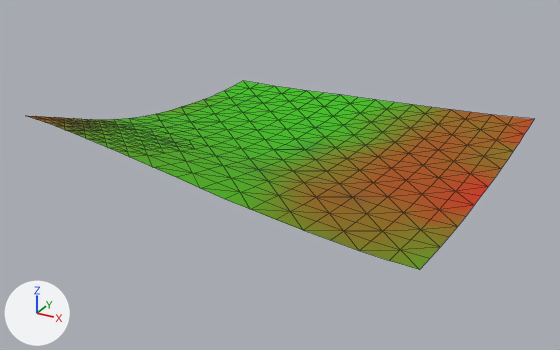
Before and after pictures for a commit that changed the glTF model games/yorimichi/assets/belmonte/meshes/SM_BM_BT_Terrain_7_6.glb.
One viewpoint serves both versions: a 50 mm lens placed at (1122.0, 615.0, 223.0), pointed at (887.0, 1043.0, 9.0). The lights are fixed; the arrows at lower left show +X, +Y and +Z. The first picture is the older version. Mesh edges are drawn as thin lines.

The older version as bpy lines, for what is in view:
```python
me_sm_bt_terrain_7_6 = bpy.data.meshes.new('SM_BT_Terrain_7_6')
me_sm_bt_terrain_7_6.from_pydata(...)  # 359 vertices, 643 faces; spans x 768.0..1024.0, y 936.0..1192.0, z 19.0..64.0
me_sm_bt_terrain_7_6.materials.append(mat_bm_000_m_terrain_055)
ob_sm_bm_bt_terrain_7_6 = bpy.data.objects.new('SM_BM_BT_Terrain_7_6', me_sm_bt_terrain_7_6)
ob_sm_bm_bt_terrain_7_6.location = (0.0, 0.0, 0.0)
```
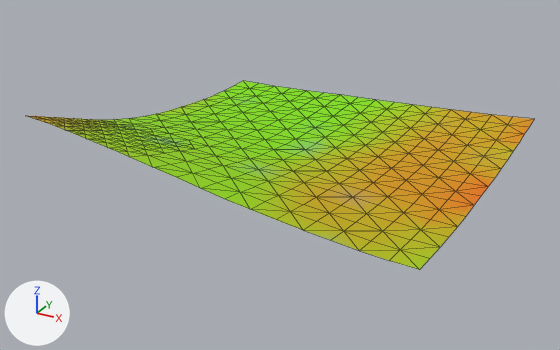
Where the change shows, as pixel boxes [x1, y1, x2, y2] in the pictures (560 x 350 px):
```json
{"part": 1, "of": "me_sm_bt_terrain_7_6", "change": "recoloured", "before": [76, 81, 424, 212], "after": [76, 81, 424, 212], "on screen": "lighter"}
{"part": 2, "of": "me_sm_bt_terrain_7_6", "change": "recoloured", "before": [27, 110, 534, 230], "after": [27, 110, 534, 230], "on screen": "brown to yellow"}
{"part": 3, "of": "me_sm_bt_terrain_7_6", "change": "recoloured", "before": [45, 105, 513, 269], "after": [45, 105, 513, 269]}
```

Edits to the scene script, one JSON object a line:
```json
{"block": "me_sm_bt_terrain_7_6", "where": "me_sm_bt_terrain_7_6.from_pydata(...)  # 359 vertices, 643 faces; spans x 768.0..1024.0, y 936.0..1192.0, z 19.0..64.0"}
{"block": "me_sm_bt_terrain_7_6", "where": "# used by ob_sm_bm_bt_terrain_7_6; location = (0.0, 0.0, 0.0)"}
{"block": "me_sm_bt_terrain_7_6", "change": "me_sm_bt_terrain_7_6 part 1: 388 faces centred in x 770.0..933.0, y 938.0..1186.0, z 19.0..58.0 are repainted in the vertex colours; the middle colour goes from green #49b500 to green #92db00"}
{"block": "me_sm_bt_terrain_7_6", "change": "me_sm_bt_terrain_7_6 part 2: 130 faces centred in x 770.0..1018.0, y 938.0..1186.0, z 20.0..63.0 are repainted in the vertex colours; the middle colour goes from brown #a35b00 to yellow #d1a100"}
{"block": "me_sm_bt_terrain_7_6", "change": "me_sm_bt_terrain_7_6 part 3: 125 faces centred in x 770.0..1018.0, y 938.0..1186.0, z 20.0..61.0 are repainted in the vertex colours; the middle colour goes from dark yellow #7b7900 to yellow #b9b700"}
```
